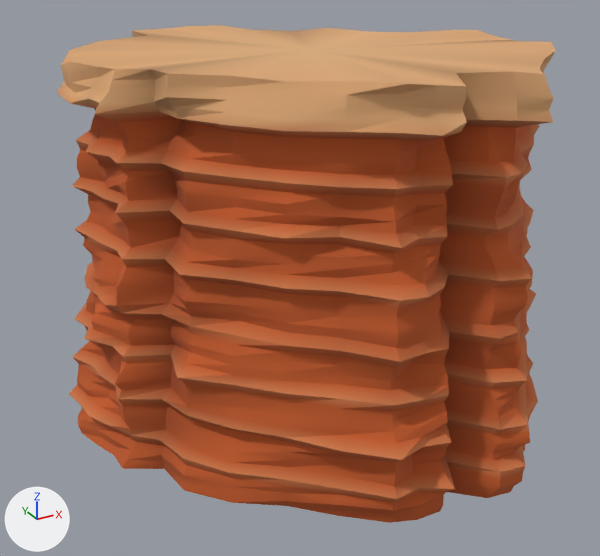
The glTF model public/desert-canyon/vista/terrain-078.glb: old version first, new version second.
Before and after are seen from a 50 mm camera at (-34.3, -61.1, 44.6) aimed at (-1.2, -0.8, 14.5). The axes (+X, +Y, +Z) are drawn at lower left. The lights are the same throughout. The older version comes first. Vertices at exactly the same position are counted once.

Objects in the first picture: 'terrain-078'.
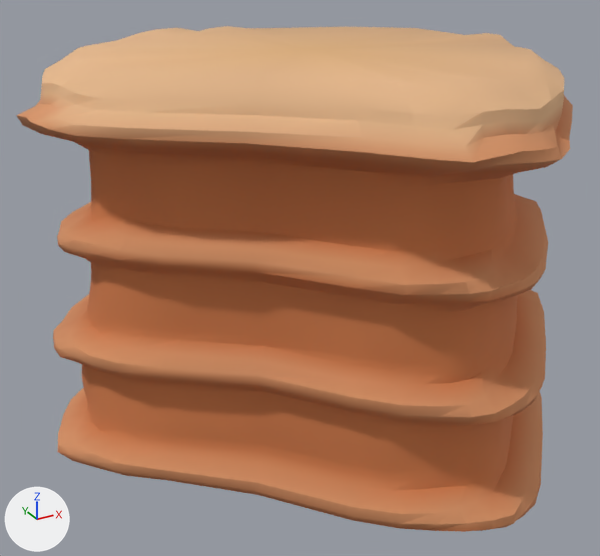
What differs and where, as boxes [x1, y1, x2, y2] in the pictures (600 x 556 px; the box of a moved part takes in the faces that stretch with it):
'terrain-078', reshaped, recoloured (12% wider): before [57, 25, 556, 523]; after [16, 26, 573, 532]
part 1 of me_mesh_0, moved or reshaped: before [57, 25, 556, 523]; after [16, 26, 573, 532]
part 2 of me_mesh_0, recoloured: before [57, 25, 556, 523]; after [16, 26, 573, 532]
part 3 of me_mesh_0, recoloured: before [116, 112, 516, 499]; after [60, 128, 570, 517]

The edits, one by one:
me_mesh_0 is used by ob_terrain_078; location (0.0, 0.0, 0.0).
me_mesh_0 had 1801 vertices, 3560 faces and spanned x -20.9..20.9, y -20.7..20.7, z 0.0..34.8.
me_mesh_0 now has 1801 vertices, 3560 faces and spans x -23.5..23.5, y -23.5..23.5, z 0.0..34.8.
me_mesh_0 part 1: 1801 of 1801 vertices moved; they spanned x -20.9..20.9, y -20.7..20.7, z 0.0..34.8 and now span x -23.5..23.5, y -23.5..23.5, z 0.0..34.8; mean shift (-0.2, 0.2, 0.0).
me_mesh_0 part 2: 2949 faces centred in x -20.6..20.0, y -20.5..20.4, z 0.3..34.6 are repainted in the vertex colours; the middle colour goes from orange #c15b29 to orange #cc7848.
me_mesh_0 part 3: 611 faces centred in x -18.3..19.3, y -18.7..19.6, z 0.3..31.2 are repainted in the vertex colours; the middle colour goes from brown #a85426 to orange #cb7848.
